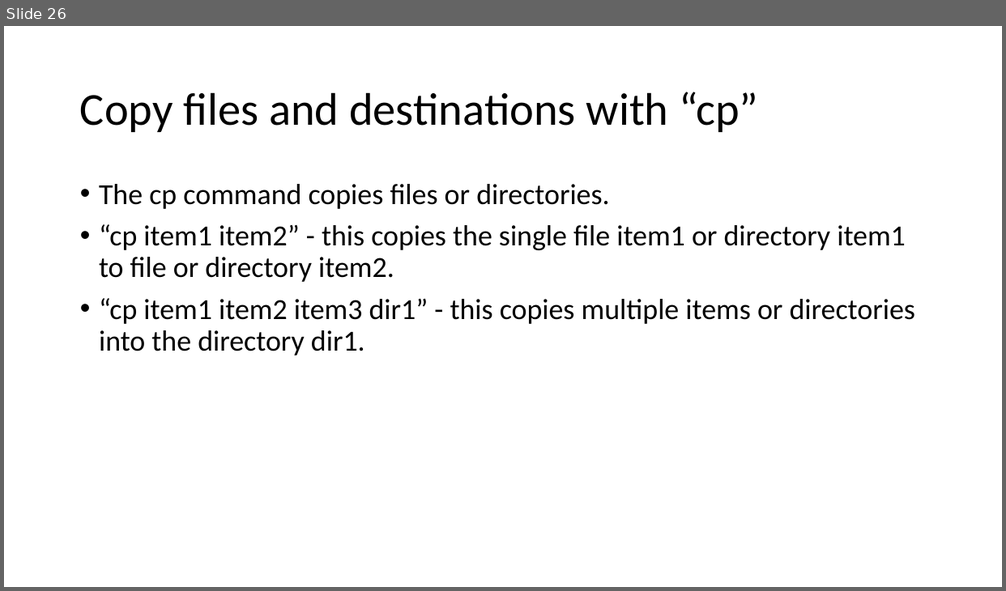
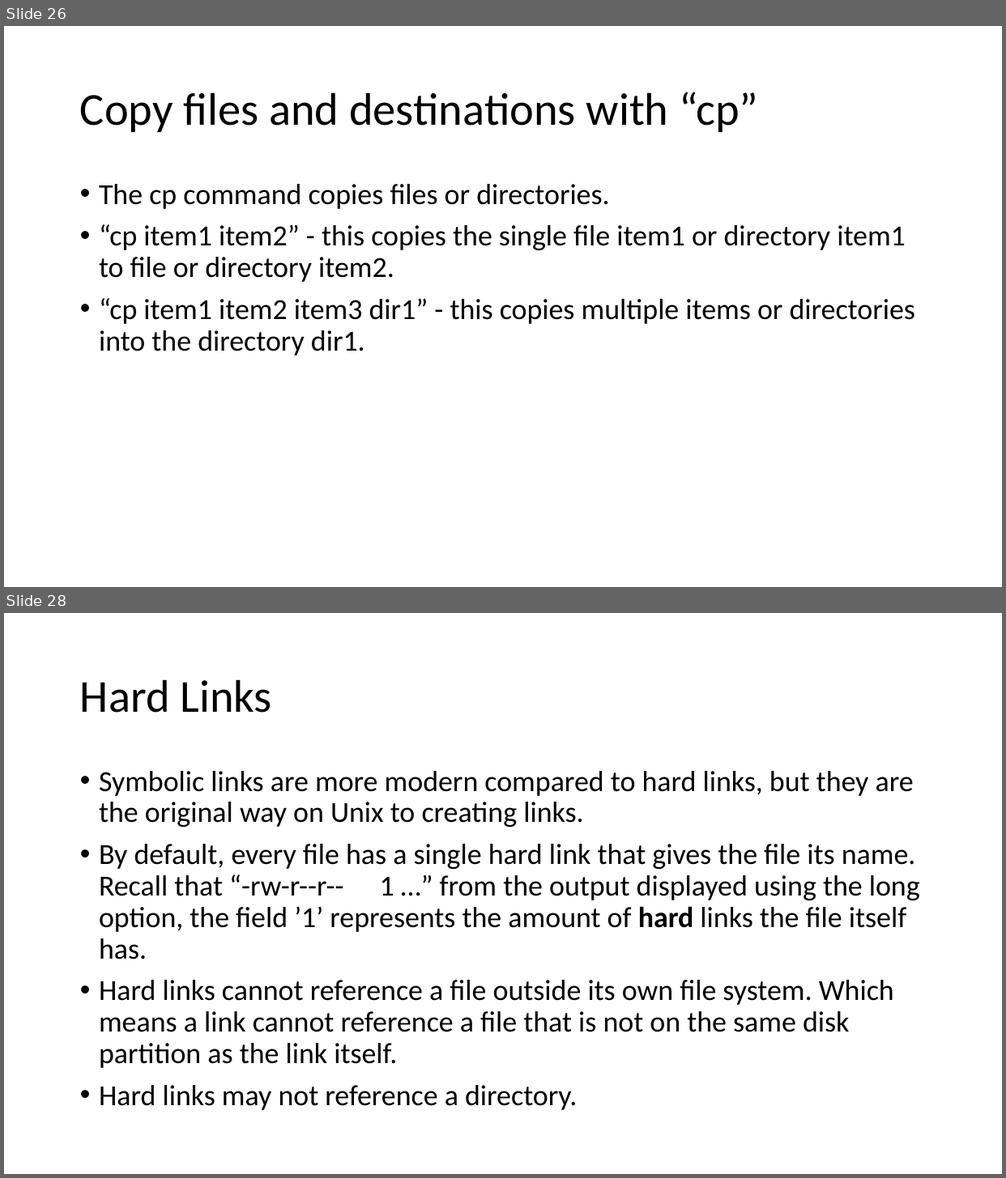
Before and after one commit to znorcross211/CSI402-Notes, a slide deck: Notes/shell-notes.pptx. Shown one above the other, each under a label of ours: slide 26 before the commit, slides 26 and 28 after it; the slides between them are not shown. The pictures are 1006x591 and 1006x1178 pixels, drawn with LibreOffice and Linux fonts; fonts in the diff are those of the drawing. Boxes give left, top, right and bottom in pixels: in the first picture for what was removed or moved away, otherwise in the second. Text is boxed around its words. In the diff, an @@ line names an element or a change of style, - is before the commit and + after.

```diff
--- a/Notes/shell-notes.pptx
+++ b/Notes/shell-notes.pptx
@@ slide 28 added at <box>4,613,1002,1174</box>, background #FFFFFF @@
@@ title added at <box>80,679,271,713</box>, 44 pt, text #000000 @@
+Hard Links
@@ text added at <box>99,771,920,1110</box>, 28 pt, text #000000 @@
+• Symbolic links are more modern compared to hard links, but they are the original way on Unix to creating links.
+• By default, every file has a single hard link that gives the file its name. Recall that “-rw-r--r-- 1 …” from the output displayed using the long option, the field ’1’ represents the amount of hard links the file itself has.
+• Hard links cannot reference a file outside its own file system. Which means a link cannot reference a file that is not on the same disk partition as the link itself.
+• Hard links may not reference a directory.
```
Also in this commit, not shown: 3 other slides added, 2 other files.
